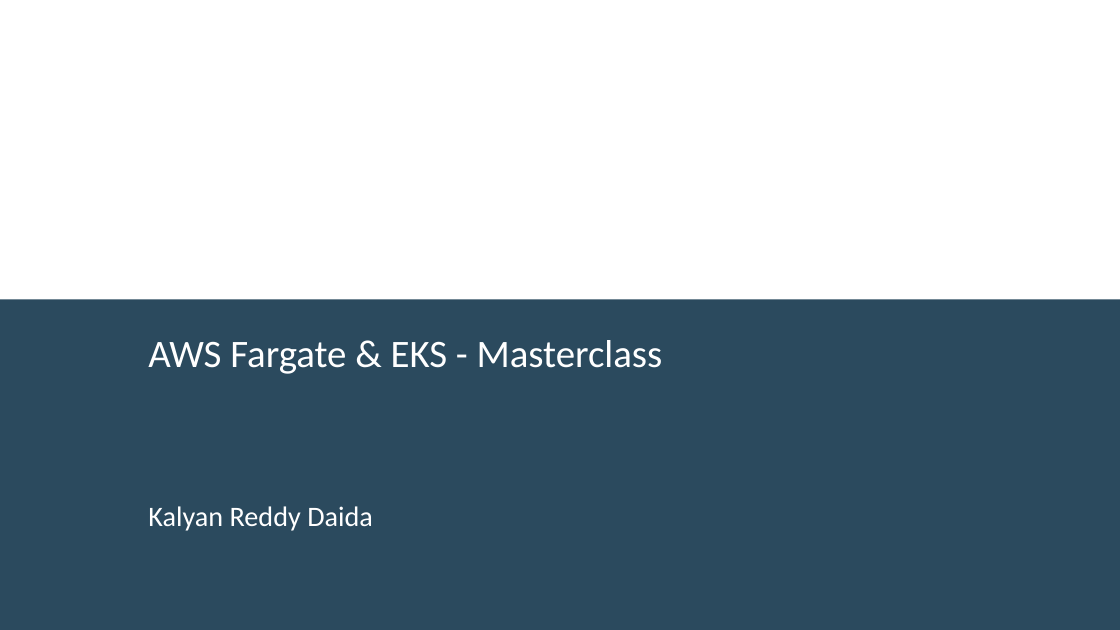
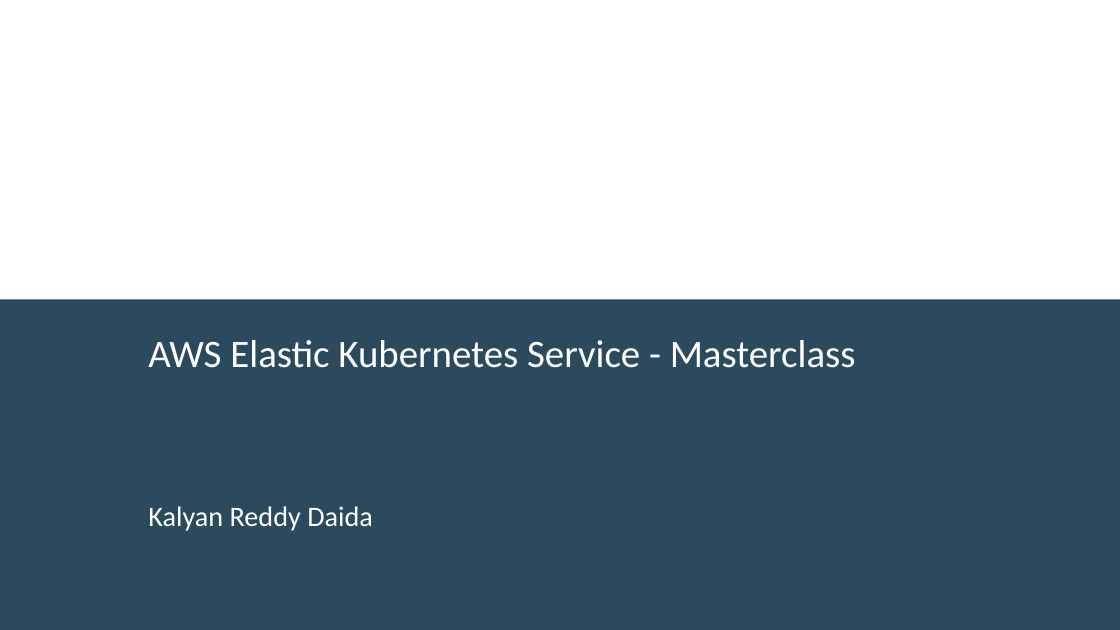
Before and after one commit to stacksimplify/aws-eks-kubernetes-masterclass, a slide deck: slide 1 of presentation/AWS-Fargate-and-EKS-Masterclass.pptx. Drawn at 1120x630 pixels with LibreOffice and Linux fonts; fonts in the diff are those of the drawing. Boxes give left, top, right and bottom in pixels: in the first picture for what was removed or moved away, otherwise in the second. Text is boxed around its words. In the diff, an @@ line names an element or a change of style, - is before the commit and + after.

```diff
--- a/presentation/AWS-Fargate-and-EKS-Masterclass.pptx
+++ b/presentation/AWS-Fargate-and-EKS-Masterclass.pptx
@@ title at (148, 340, 856, 368): text changed @@
-AWS Fargate & EKS - Masterclass
+AWS Elastic Kubernetes Service - Masterclass
```
Also in this commit, not shown: 1 slide added, 59 other files.
